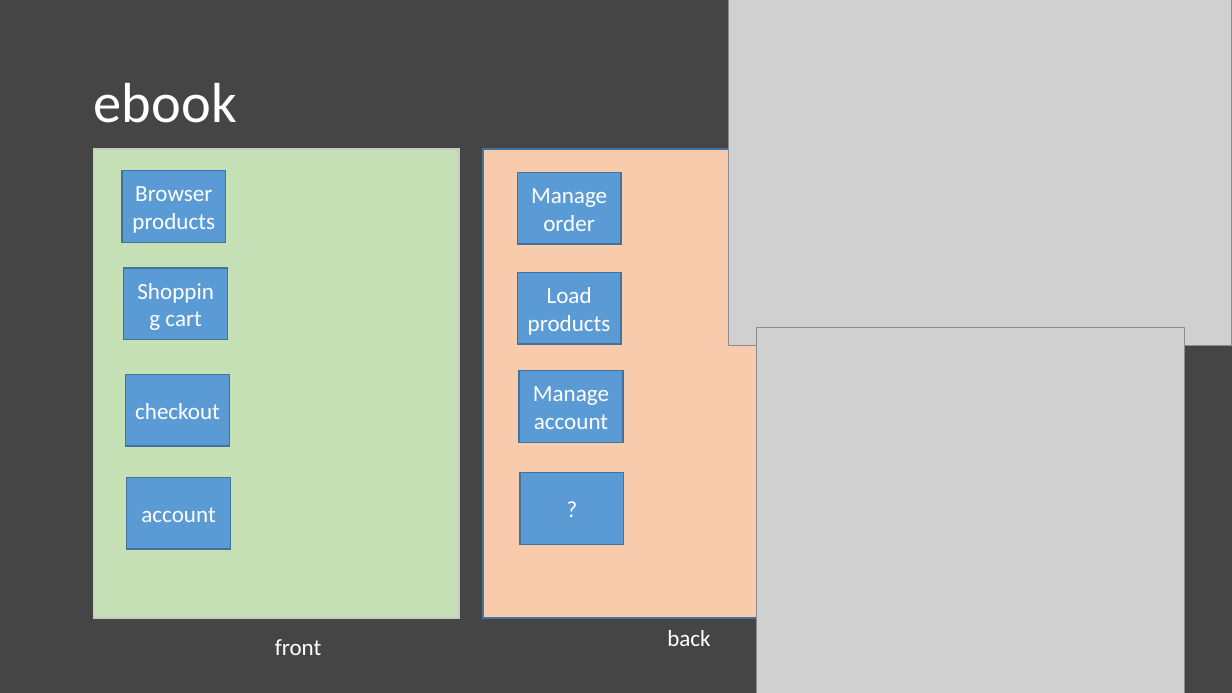
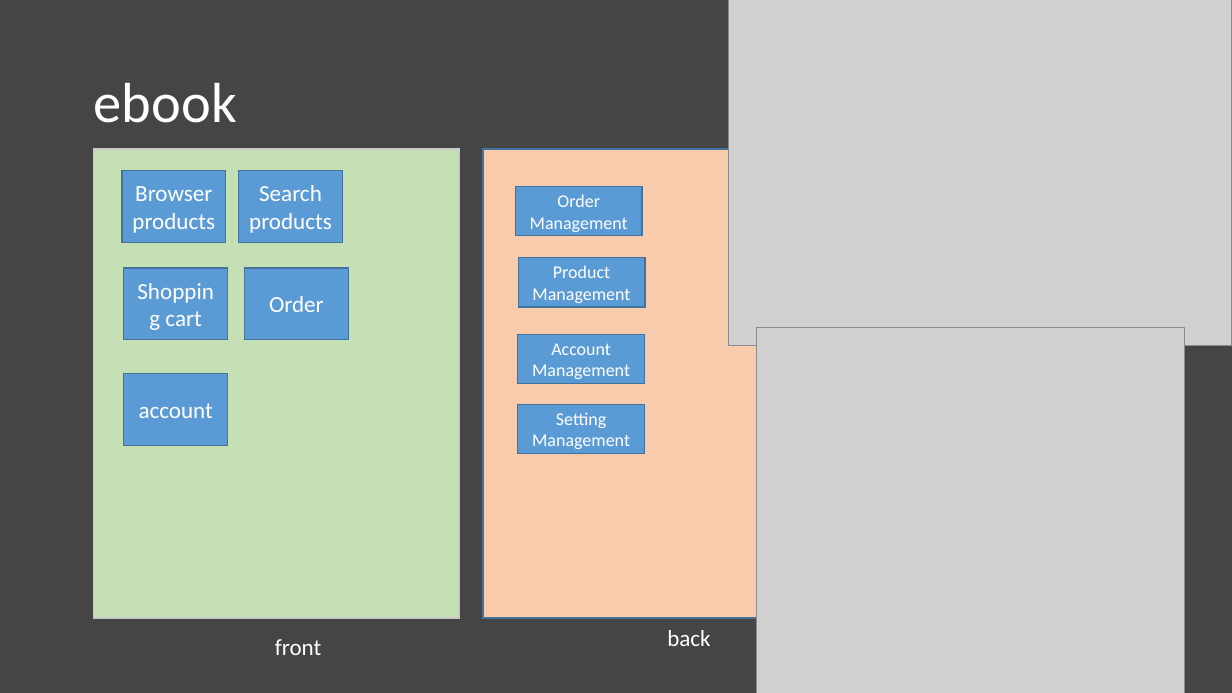
Before and after one commit to sherwinwater/SpringbootEbook, a slide deck: slide 3 of designDoc/springbootebook_design.pptx. Drawn at 1232x693 pixels with LibreOffice and Linux fonts; fonts in the diff are those of the drawing; grey boxes stand for pictures. Boxes give left, top, right and bottom in pixels: in the first picture for what was removed or moved away, otherwise in the second. Text is boxed around its words. In the diff, an @@ line names an element or a change of style, - is before the commit and + after.

```diff
--- a/designDoc/springbootebook_design.pptx
+++ b/designDoc/springbootebook_design.pptx
@@ rectangle added at box(238, 171, 342, 242), fill #5B9BD5, outline #43739E 1 pt, 18 pt, text #FFFFFF @@
+Search products
@@ rectangle "Order Management": place and size @@
-rectangle "Order Management" at box(518, 173, 621, 244)
+rectangle "Order Management" at box(516, 187, 642, 236)
@@ text in rectangle at box(530, 194, 628, 232): text changed; size 18 to 14 pt @@
-Manage order
+Order Management
@@ rectangle added at box(245, 268, 348, 339), fill #5B9BD5, outline #43739E 1 pt, 18 pt, text #FFFFFF @@
+Order
@@ rectangle added at box(518, 258, 645, 307), fill #5B9BD5, outline #43739E 1 pt, 14 pt, text #FFFFFF @@
+Product Management
@@ rectangle removed at box(518, 273, 621, 344) @@
-Load products
@@ rectangle "Account Management": place and size @@
-rectangle "Account Management" at box(519, 371, 623, 442)
+rectangle "Account Management" at box(518, 335, 644, 384)
@@ text in rectangle at box(532, 343, 630, 379): text changed; size 18 to 14 pt @@
-Manage account
+Account Management
@@ rectangle "account": place and size @@
-rectangle "account" at box(127, 478, 230, 549)
+rectangle "account" at box(124, 374, 227, 445)
@@ rectangle removed at box(126, 375, 229, 446) @@
-checkout
@@ rectangle added at box(518, 404, 644, 453), fill #5B9BD5, outline #43739E 1 pt, 14 pt, text #FFFFFF @@
+Setting Management
@@ rectangle removed at box(520, 473, 624, 544) @@
-?
```
Also in this commit, not shown: 17 other files.
